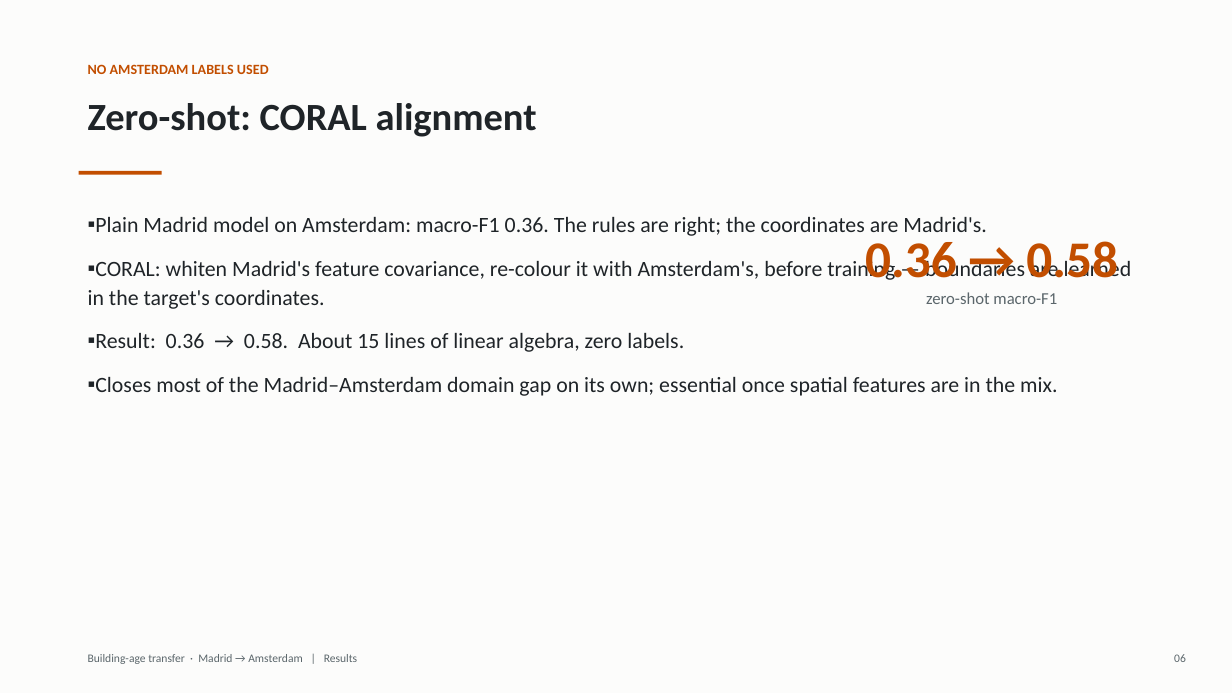
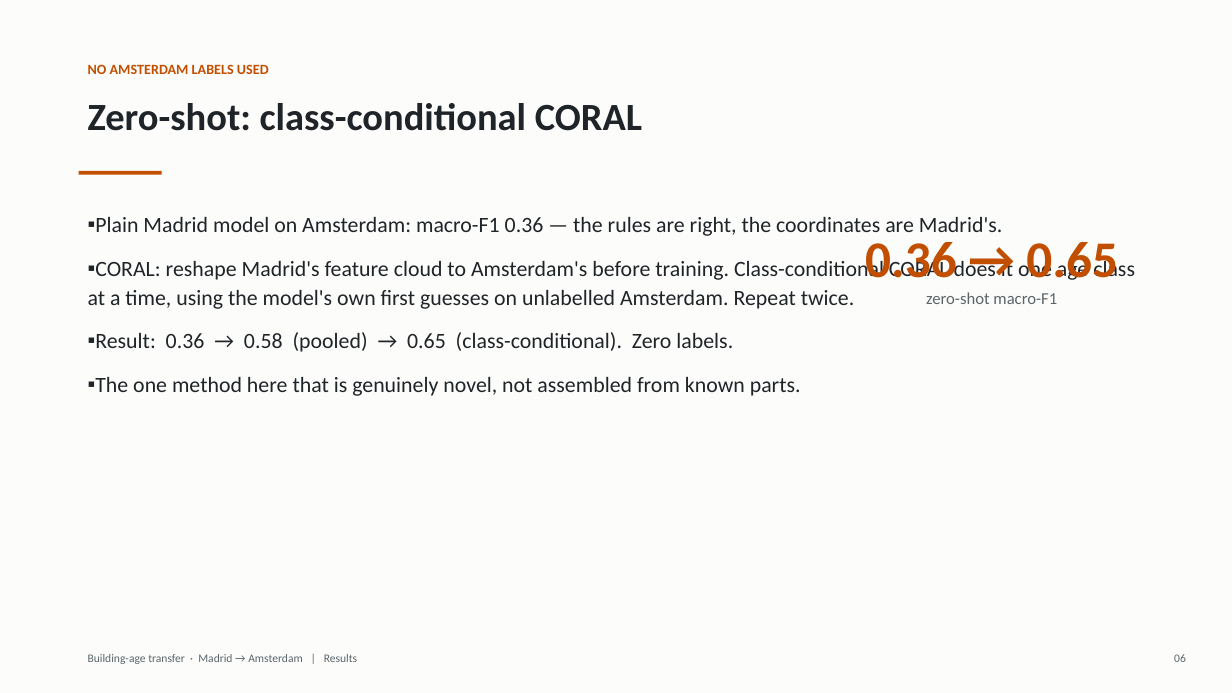
Before and after one commit to ubayd-hattas/Data_Science_Hackathon, a slide deck: slide 6 of deliverables/Building-Age-Transfer-final.pptx. Drawn at 1232x693 pixels with LibreOffice and Linux fonts; fonts in the diff are those of the drawing. Boxes give left, top, right and bottom in pixels: in the first picture for what was removed or moved away, otherwise in the second. Text is boxed around its words. In the diff, an @@ line names an element or a change of style, - is before the commit and + after.

```diff
--- a/deliverables/Building-Age-Transfer-final.pptx
+++ b/deliverables/Building-Age-Transfer-final.pptx
@@ text at [88, 103, 642, 131]: text changed @@
-Zero-shot: CORAL alignment
+Zero-shot: class-conditional CORAL
@@ text at [88, 217, 1135, 396]: text changed @@
-▪ Plain Madrid model on Amsterdam: macro-F1 0.36. The rules are right; the coordinates are Madrid's.
-▪ CORAL: whiten Madrid's feature covariance, re-colour it with Amsterdam's, before training — boundaries are learned in the target's coordinates.
-▪ Result: 0.36 → 0.58. About 15 lines of linear algebra, zero labels.
-▪ Closes most of the Madrid–Amsterdam domain gap on its own; essential once spatial features are in the mix.
+▪ Plain Madrid model on Amsterdam: macro-F1 0.36 — the rules are right, the coordinates are Madrid's.
+▪ CORAL: reshape Madrid's feature cloud to Amsterdam's before training. Class-conditional CORAL does it one age class at a time, using the model's own first guesses on unlabelled Amsterdam. Repeat twice.
+▪ Result: 0.36 → 0.58 (pooled) → 0.65 (class-conditional). Zero labels.
+▪ The one method here that is genuinely novel, not assembled from known parts.
@@ text at [865, 242, 1118, 280]: text changed @@
-0.36 → 0.58
+0.36 → 0.65
```
Also in this commit, not shown: 4 other slides changed, 6 other files.
